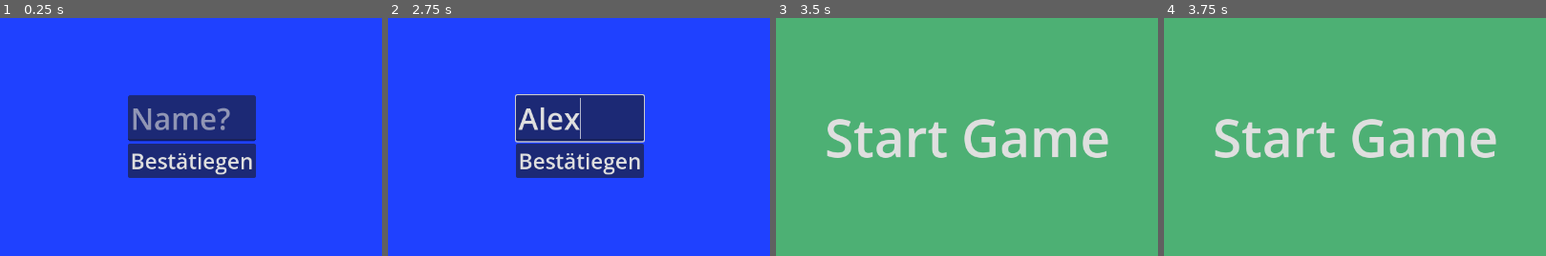
Above: before the commit, frames 1-4 (left to right).
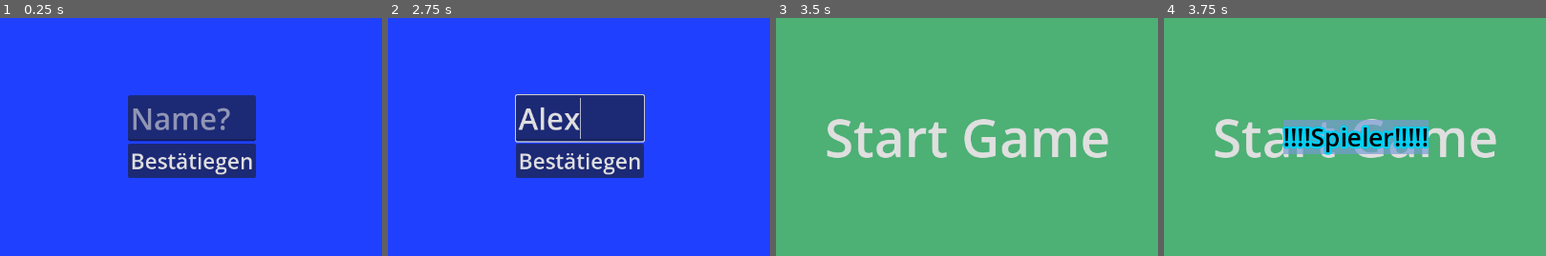
Above: after the commit, the same moments.

Repository: NIK-98/Paint_The_Ground
Game: Godot game, scene res://sceens/level.tscn
Same seed, same stepped clock (60 frames per second), same inputs: the game is played once before the commit and once after it. This scene is started directly instead of the project's main scene.
Inputs (mouse positions are % of the whole screen's width and height, from its top left):
- Up to frame 1 (0.25 s): no input
- Up to frame 2 (2.75 s): click (50, 46) at 0.52 s; type "Alex" at 0.6 s; click "Start Game" at 1.25 s; click "Start Game" at 2 s
- Up to frame 3 (3.5 s): click "Bestätiegen" at 2.75 s
- Up to frame 4 (3.75 s): tap Enter at 3.5 s; hold D (right) from 3.53 s (still down); hold Tab (Info, bound only after the commit) from 3.53 s (still down)
The pictures show only the part of the screen within x 25-75%, y 25-75%; the shares and areas given below are measured in that part.

Frames 1-3 are identical in both runs. In frame 4, 5.5% of the frame differs, in the area x 31-70%, y 42-58%.
Error before the commit: Attempt to call function 'get_node' in base 'null instance' on a null instance. (res://scripts/player.gd:32)
Error after the commit: Attempt to call function 'get_node' in base 'null instance' on a null instance. (res://scripts/player.gd:33)

Commit message:
namen liste mit tap hinzugefügt

Diff:
--- a/project.godot
+++ b/project.godot
@@ -83,6 +83,12 @@
 , Object(InputEventJoypadButton,"resource_local_to_scene":false,"resource_name":"","device":-1,"button_index":1,"pressure":0.0,"pressed":false,"script":null)
 ]
 }
+Info={
+"deadzone": 0.5,
+"events": [Object(InputEventKey,"resource_local_to_scene":false,"resource_name":"","device":-1,"window_id":0,"alt_pressed":false,"shift_pressed":false,"ctrl_pressed":false,"meta_pressed":false,"pressed":false,"keycode":0,"physical_keycode":4194306,"key_label":0,"unicode":0,"echo":false,"script":null)
+, Object(InputEventJoypadButton,"resource_local_to_scene":false,"resource_name":"","device":-1,"button_index":6,"pressure":0.0,"pressed":false,"script":null)
+]
+}
 
 [rendering]
 
--- a/sceens/player.tscn
+++ b/sceens/player.tscn
@@ -33,6 +33,12 @@
 properties/0/path = NodePath("PlayerInput:move")
 properties/0/spawn = true
 properties/0/replication_mode = 2
+
+[sub_resource type="StyleBoxFlat" id="StyleBoxFlat_ewbck"]
+bg_color = Color(0.466667, 0.603922, 0.835294, 0.67451)
+
+[sub_resource type="Theme" id="Theme_a8e5s"]
+PanelContainer/styles/panel = SubResource("StyleBoxFlat_ewbck")
 
 [node name="Player" type="CharacterBody2D" groups=["player"]]
 script = ExtResource("1_d8fpb")
@@ -126,3 +132,28 @@
 theme_override_colors/font_color = Color(1, 0, 0, 1)
 theme_override_font_sizes/font_size = 46
 text = "Drücke die Exit Taste zum verlassen"
+
+[node name="Tap" type="CanvasLayer" parent="."]
+layer = 2
+
+[node name="CenterContainer" type="CenterContainer" parent="Tap"]
+anchors_preset = 15
+anchor_right = 1.0
+anchor_bottom = 1.0
+grow_horizontal = 2
+grow_vertical = 2
+
+[node name="PanelContainer" type="PanelContainer" parent="Tap/CenterContainer"]
+layout_mode = 2
+theme = SubResource("Theme_a8e5s")
+
+[node name="VBoxContainer" type="VBoxContainer" parent="Tap/CenterContainer/PanelContainer"]
+layout_mode = 2
+
+[node name="Label" type="Label" parent="Tap/CenterContainer/PanelContainer/VBoxContainer"]
+layout_mode = 2
+theme_override_colors/font_color = Color(0, 0, 0, 1)
+theme_override_colors/font_outline_color = Color(0, 0.815686, 0.960784, 1)
+theme_override_constants/outline_size = 15
+theme_override_font_sizes/font_size = 42
+text = "!!!!Spieler!!!!!"
--- a/scripts/player.gd
+++ b/scripts/player.gd
@@ -29,13 +29,13 @@
 func _ready():
 	$CanvasLayer/Winner.visible = false
 	$CanvasLayer/Los.visible = false
+	$Tap.visible = false
 	main.get_node("UI").hide()
 	if player == multiplayer.get_unique_id():
 		camera.make_current()
 
 	$Camera2D.limit_right = Global.Spielfeld_Size.x
 	$Camera2D.limit_bottom = Global.Spielfeld_Size.y
-
 	color_change(name)
 	map.reset_floor()
 
@@ -52,6 +52,7 @@
 			Check_Time_Visible.rpc()
 			get_parent().get_parent().get_node("Timer").start()
 			get_parent().get_parent().get_node("Timerbomb").start()
+			add_text_tap("Tap/CenterContainer/PanelContainer/VBoxContainer")
 		if get_parent().get_parent().get_node("CanvasLayer/Time").visible and not get_parent().get_parent().Time_out:
 			if position.x < 0:
 				velocity.x += 10
@@ -72,6 +73,10 @@
 		if get_parent().get_parent().Time_out:
 			ende()
 
+
+func add_text_tap(path):
+	for i in get_parent().get_children():
+		i.get_node(path).add_child($Name.duplicate())
 
 
 @rpc("any_peer","call_local")
@@ -105,6 +110,10 @@
 			return
 		kicked(name.to_int(), "Verbindung Selber beendet!")
 		get_tree().change_scene_to_file("res://sceens/main.tscn")
+	if Input.is_action_pressed("Info"):
+		$Tap.visible = true
+	else:
+		$Tap.visible = false
 
 
 @rpc("any_peer","call_local")
Not shown: 1 places in sceens/player.tscn that only renumber resources
